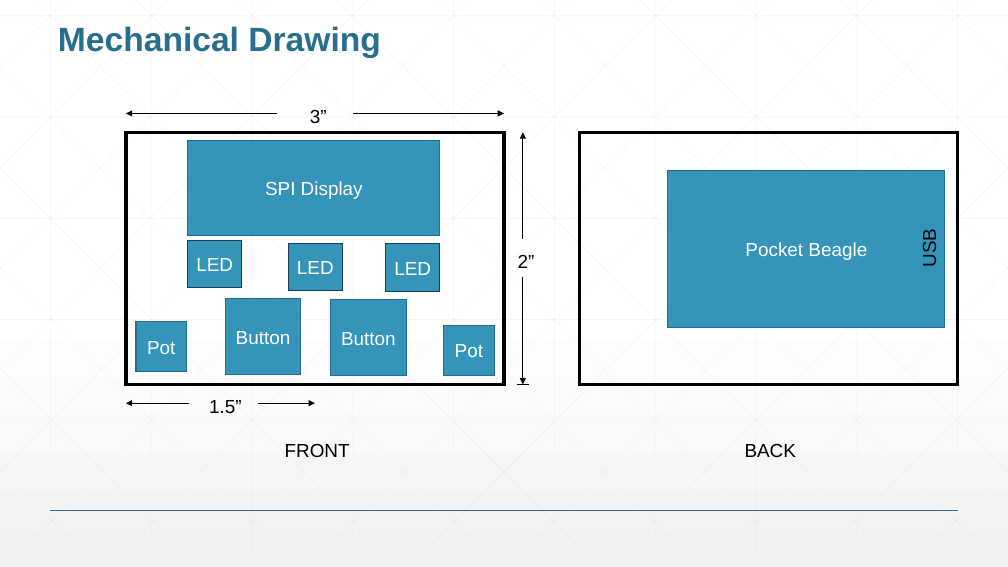
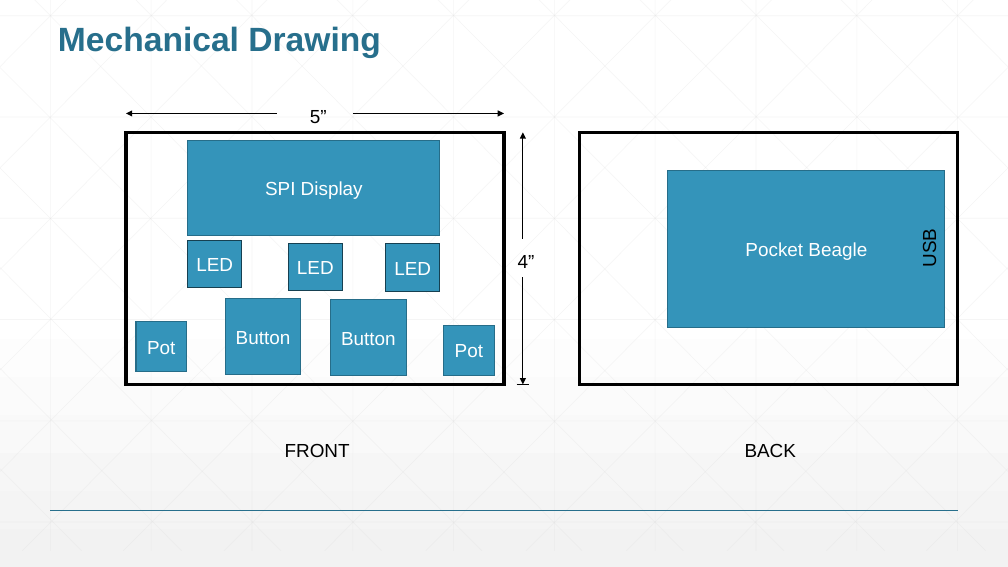
Before and after one commit to mp86847/EDES301, a slide deck: slide 4 of project_02/EDES301_project_02.pptx. Drawn at 1008x567 pixels with LibreOffice and Linux fonts; fonts in the diff are those of the drawing. Boxes give left, top, right and bottom in pixels: in the first picture for what was removed or moved away, otherwise in the second. Text is boxed around its words. In the diff, an @@ line names an element or a change of style, - is before the commit and + after.

```diff
--- a/project_02/EDES301_project_02.pptx
+++ b/project_02/EDES301_project_02.pptx
@@ text at (x1=310, y1=110, x2=327, y2=123): text changed @@
-3”
+5”
@@ text at (x1=518, y1=255, x2=535, y2=268): text changed @@
-2”
+4”
@@ arrow removed from (189, 403) to (126, 403) @@
@@ text removed at (x1=209, y1=400, x2=242, y2=413) @@
-1.5”
@@ arrow removed from (259, 403) to (315, 403) @@
```
